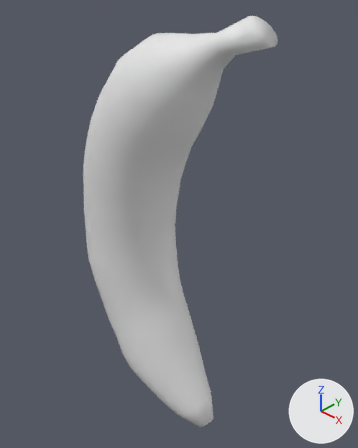
The Blender file Blender/Fruits/banana1.blend, before and after one commit.
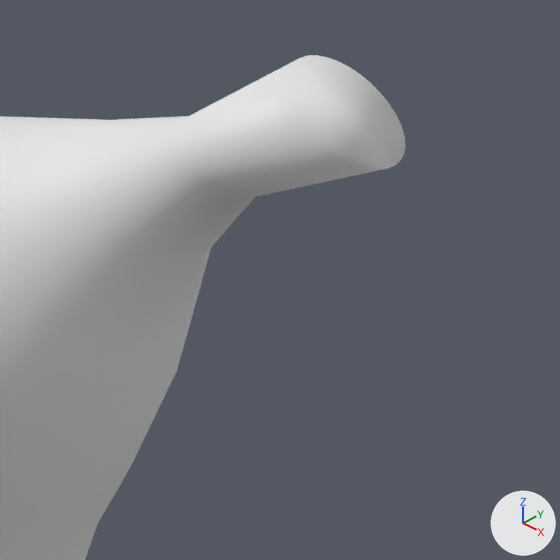
The first picture shows the older version from a 50 mm camera at (6.83, -5.53, 5.1) aimed at (1.2, 0.28, 0.46). The close-ups show both versions on the part from 46% to 90% of the width and 0% to 35% of the height of that picture; other places that the commit changed are outside them. Every picture has the same lights, and +X, +Y and +Z are marked at lower right.
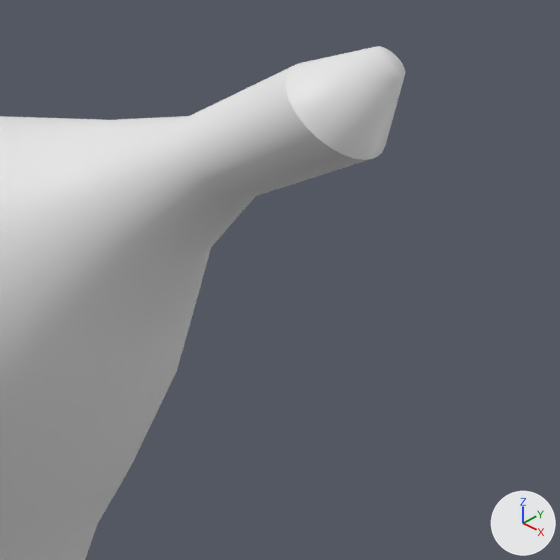
Boxes [x1, y1, x2, y2] around the edits, measured in the close-ups (560 x 560 px):
'Cylinder', reshaped: before [0, 55, 405, 560]; after [0, 66, 370, 560]
'BananaEnd1', added: after [286, 46, 405, 160]
part 1 of me_cylinder, cut back: before [175, 55, 405, 199]; after [175, 66, 370, 199]

Patch to the scene script:
```diff
--- a/Blender/Fruits/banana1.blend.py
+++ b/Blender/Fruits/banana1.blend.py
@@ me_cylinder @@
 me_cylinder.from_pydata(...)  # 768 vertices, 738 faces; spans x -0.95..2.95, y -0.92..0.92, z -4.01..4.25
 # verts and faces of me_cylinder; kept vertices keep their numbers, new ones are numbered from 768
+# me_cylinder part 1
+delete_faces([(3, 65, 63, 61, 59, 57, 55, 53, 51, 49, 47, 45, 43, 41, 39, 37, 35, 33, 31, 29, 27, 25, 23, 21, 19, 17, 15, 13, 11, 9, 7, 5)])
+for i in [11, 13, 15]: verts[i] += (-0.07, -0.02, 0.02)
+for i in [23, 25, 27]: verts[i] += (-0.07, 0.02, 0.02)
+verts[3] = (2.71, 0.22, 4.08)  # moved
+verts[5] = (2.75, 0.22, 4.05)  # moved
+verts[7] = (2.78, 0.2, 4.03)  # moved
+verts[9] = (2.81, 0.18, 4.0)  # moved
+verts[17] = (2.88, 0.04, 3.94)  # moved, pixel (377, 156)
+verts[19] = (2.88, 0.0, 3.94)  # moved, pixel (371, 159)
+verts[21] = (2.88, -0.04, 3.94)  # moved, pixel (363, 159)
+verts[29] = (2.81, -0.18, 4.0)  # moved, pixel (324, 144)
+verts[31] = (2.78, -0.2, 4.03)  # moved, pixel (315, 136)
+verts[33] = (2.75, -0.22, 4.05)  # moved, pixel (306, 127)
+verts[35] = (2.71, -0.22, 4.08)  # moved, pixel (298, 117)
+verts[37] = (2.68, -0.22, 4.11)  # moved, pixel (292, 108)
+verts[39] = (2.65, -0.2, 4.14)  # moved, pixel (288, 98)
+verts[41] = (2.62, -0.18, 4.16)  # moved, pixel (286, 89)
+verts[43] = (2.6, -0.16, 4.18)  # moved, pixel (285, 81)
+verts[47] = (2.56, -0.08, 4.22)  # moved, pixel (290, 68)
+verts[45] = (2.58, -0.12, 4.2)  # moved, pixel (287, 74)
+verts[49] = (2.55, -0.04, 4.22)  # moved, pixel (295, 64)
+verts[51] = (2.55, 0.0, 4.23)  # moved, pixel (302, 62)
+verts[53] = (2.55, 0.04, 4.22)  # moved
+verts[55] = (2.56, 0.08, 4.22)  # moved
+verts[59] = (2.6, 0.16, 4.18)  # moved
+verts[57] = (2.58, 0.12, 4.2)  # moved
+verts[61] = (2.62, 0.18, 4.16)  # moved
+verts[63] = (2.65, 0.2, 4.14)  # moved
+verts[65] = (2.68, 0.22, 4.11)  # moved
@@ ob_bananaend1 @@
+ob_bananaend1 = bpy.data.objects.new('BananaEnd1', me_cylinder_001)  # 64 vertices, 33 faces; spans x 2.55..2.971, y -0.22..0.22, z 3.937..4.306
+ob_bananaend1.location = (0.159, 0.0, 0.0)
```
